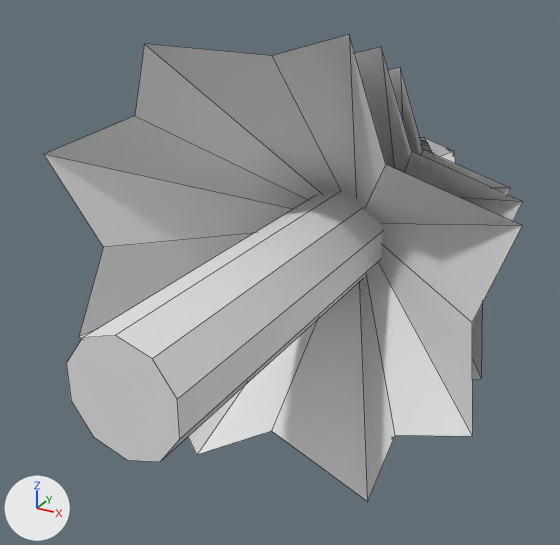
The FBX model Assets/Models/FBX Models/Tree.fbx, before and after one commit.
Rendered twice from a camera (50 mm lens) standing at (6.38, -6.97, 5.76) and looking at (-0.97, 6.39, -0.92). Arrows for +X, +Y and +Z are at lower left; the lights stay in place. Mesh edges are drawn as thin lines.

Objects in the first picture: 'Tree'.
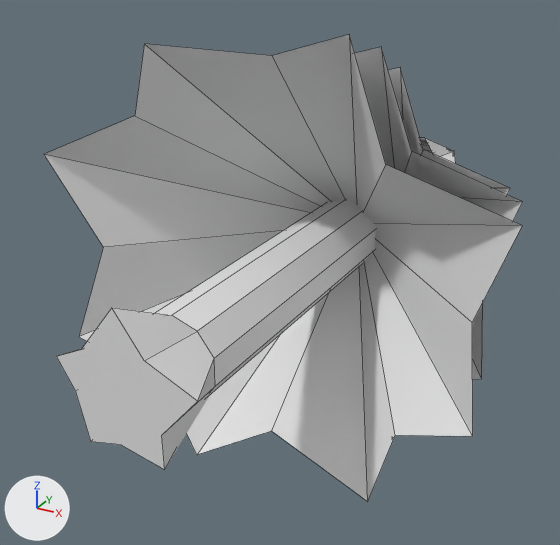
Boxes [x1, y1, x2, y2] around the edits, measured in the pictures (560 x 545 px):
part 1 of me_cone, built on: before [66, 191, 383, 462]; after [56, 200, 376, 469]

The change, as a diff of the scene's bpy script:
```diff
--- a/Assets/Models/FBX Models/Tree.fbx.py
+++ b/Assets/Models/FBX Models/Tree.fbx.py
@@ me_cone @@
 # used by ob_tree; location = (0.0, 0.0, 0.0)
-me_cone.from_pydata(...)  # 105 vertices, 92 faces; spans x -4.8..4.4, y -0.1..14.9, z -4.2..4.4
+me_cone.from_pydata(...)  # 115 vertices, 102 faces; spans x -4.8..4.4, y -0.2..14.9, z -4.2..4.4
+# me_cone part 1
+# 10 faces are deleted
+# 20 vertices move from x -0.8..1.1, y -0.1..9.7, z -1.1..0.9 to x -1.0..1.4, y -0.2..9.7, z -1.0..1.3
+# 10 new vertices lie (0.0, -8.6, 0.0) away from vertices in x -0.8..1.1, y 9.7, z -1.1..0.9
+# 20 new faces join them, mat_material_002 (its picture is missing)
 me_cone.materials.append(mat_material_001)
```
